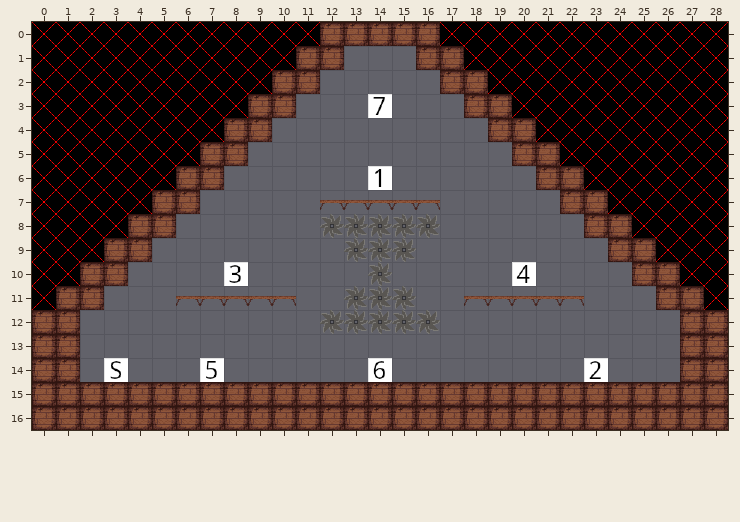
One commit to this Tiled map: editor/LevelPyramid.tmx. The picture above is the old version.
Cells are 32x32 px. Shown: x 0..28, y 0..16.
After the commit:
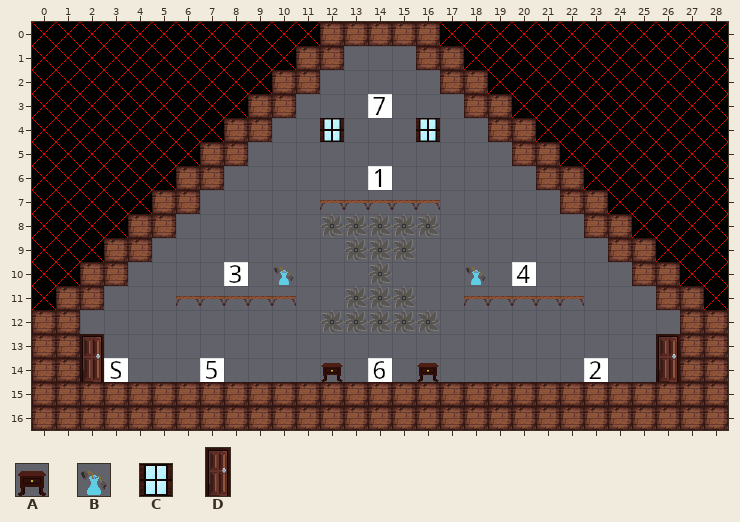
Key: from "Base": A 20 "drawer", B 21 "vase", C 22 "window", D 23 "door".
_ is an empty cell.
Difference:
Changed rows in their new state; . is an unchanged cell.
Layer "Tile Layer 1":
first column x 12:
 4 C...C
first column x 10:
10 B.......B
first column x 2:
14 D.........A...A.........D
Pixel boxes of the changes (left, top, right, bottom) in both pictures:
added: (320, 118, 344, 142)
added: (416, 118, 440, 142)
added: (274, 267, 294, 285)
added: (466, 267, 486, 285)
added: (80, 334, 104, 382)
added: (656, 334, 680, 382)
added: (321, 363, 343, 382)
added: (417, 363, 439, 382)
